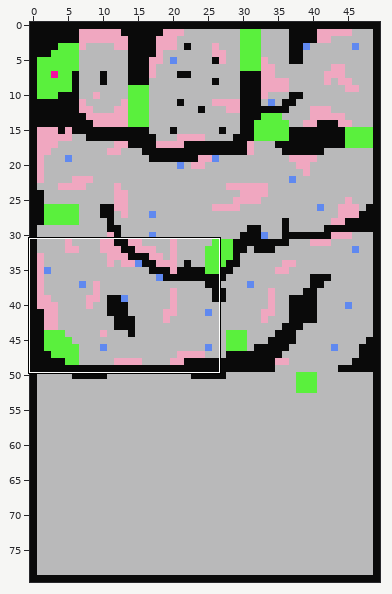
One commit to this Tiled map: Assets/maps/map1.tmx. The first picture is a wide view before the edit; the outline marks the close-up.
Close-up. Old version:
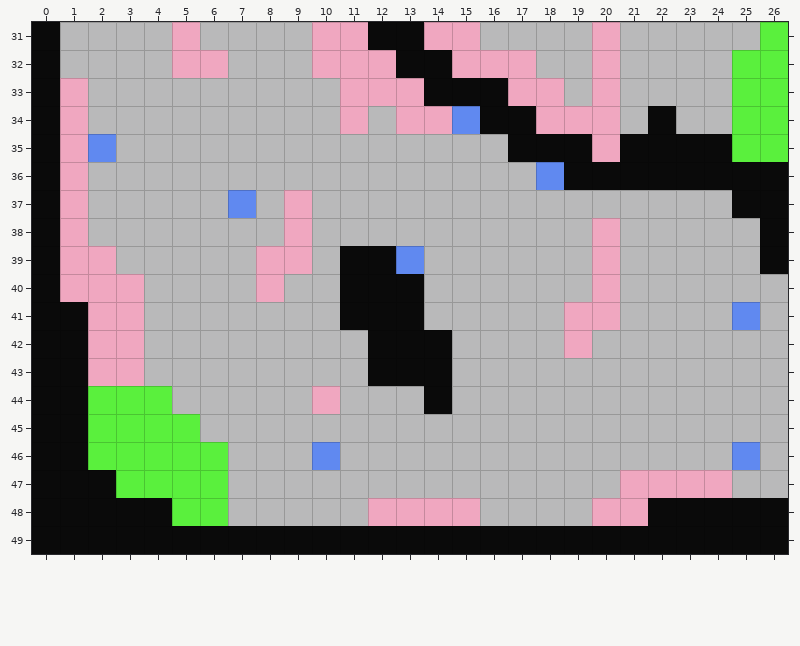
Cells are 32x32 px. Shown: x 0..26, y 31..49. The commit also changed other parts of the map, which this record leaves out.
New version:
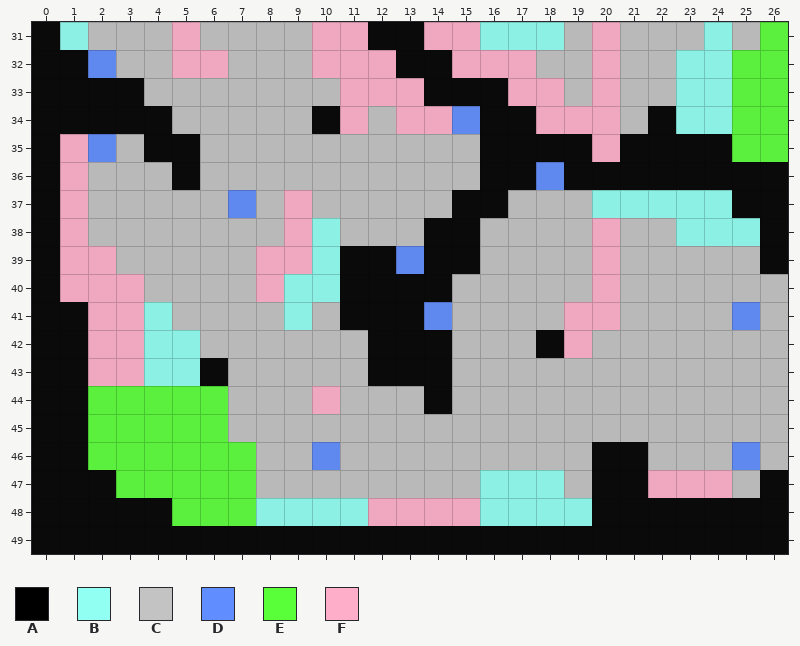
Key: from "tiles": A 0, B 1, C 2, D 3, E 6, F 7.
_ is an empty cell.
Changes in this commit:
Layer "Tile Layer 1":
Tile C becomes tile A in row 32 at x 1; in row 33 at x 2 to 3; in row 34 at x 2 to 4 and 10; in row 35 at x 4 to 5 and 16; in row 36 at x 5 and 16 to 17; in row 37 at x 15 to 16.
Tile C becomes tile A in rows 38 to 39 at x 14 to 15; in row 40 at x 14; in row 42 at x 18; in row 43 at x 6; in row 46 at x 20 to 21; in row 47 at x 20 and 26.
Tile F becomes tile A in rows 33 to 34 at x 1; in row 47 at x 21; in row 48 at x 20 to 21.
Tile C becomes tile B in row 31 at x 1, 16 to 18 and 24; in rows 32 to 34 at x 23 to 24; in row 37 at x 20 to 24; in row 38 at x 10 and 23 to 25; in row 39 at x 10; in row 40 at x 9 to 10.
Tile C becomes tile B in row 41 at x 4 and 9; in rows 42 to 43 at x 4 to 5; in row 47 at x 16 to 18; in row 48 at x 8 to 11 and 16 to 19.
Tile C becomes tile D in row 32 at x 2; in row 41 at x 14.
Tile C becomes tile E in row 44 at x 5 to 6; in row 45 at x 6; in rows 46 to 48 at x 7.
